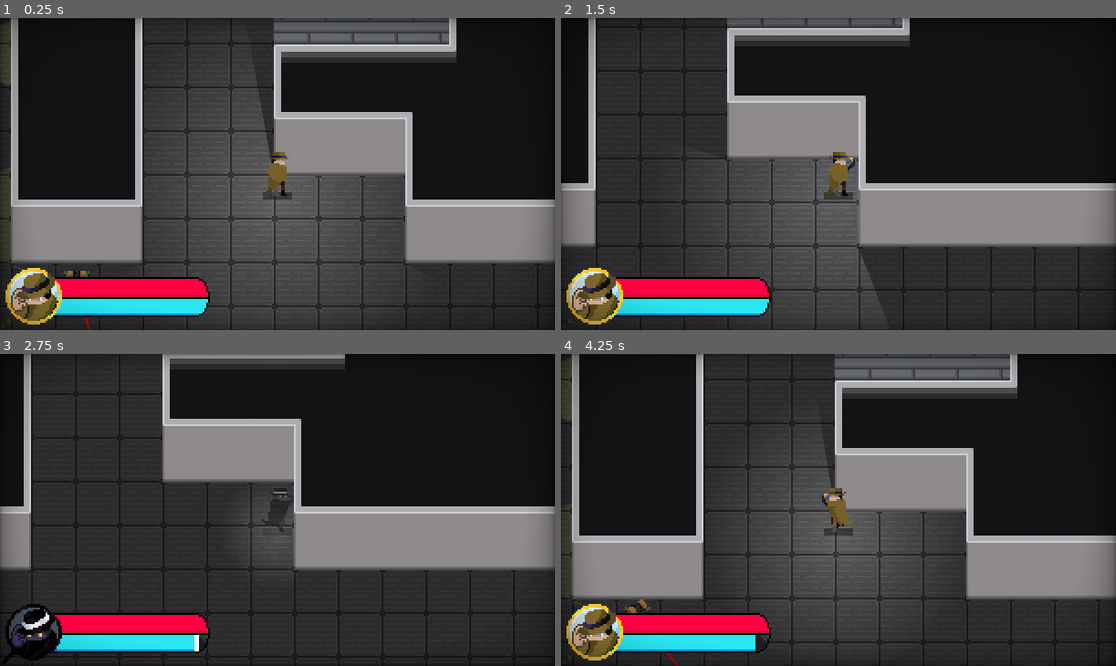
Above: before the commit, frames 1-4 (two rows, left to right).
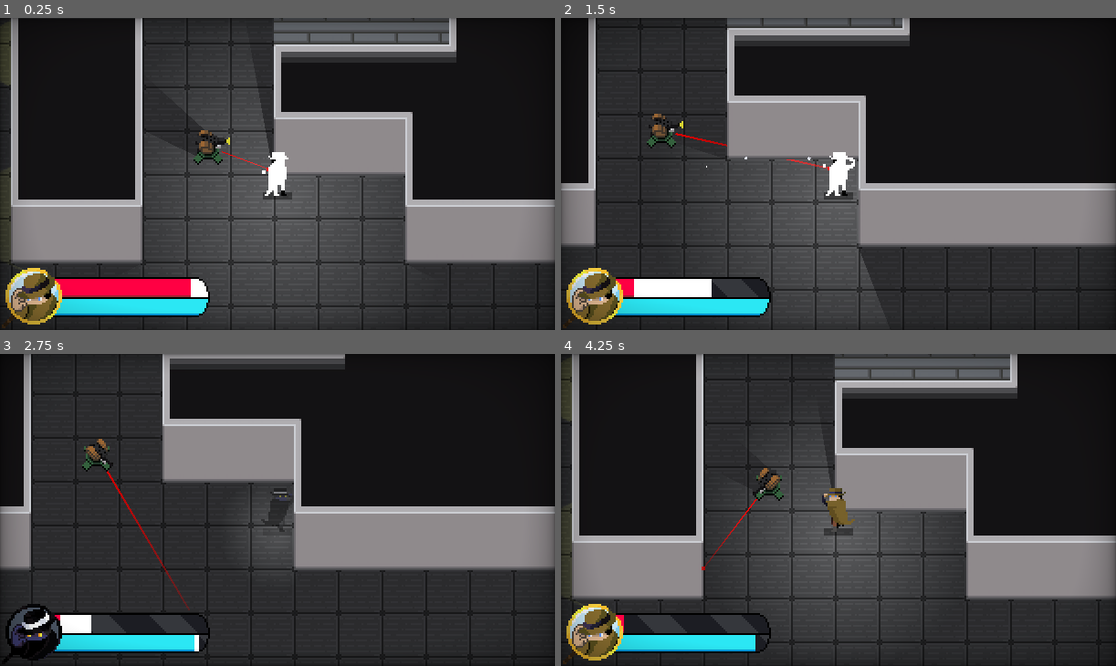
Above: after the commit, the same moments.

Repository: Cabidge/SGD1
Game: Godot game, scene res://assets/Main.tscn
Same seed, same stepped clock (60 frames per second), same inputs: the game is played once before the commit and once after it. The engine's default icon, where the game draws it, is replaced by a stand-in: a white triangle on a blue panel in a dark square.
Inputs (mouse positions are in pixels of both pictures, inside the frame that each line leads up to):
- Up to frame 1 (0.25 s): no input
- Up to frame 2 (1.5 s): move the mouse to (960, 158) at 0.52 s; press the mouse at (960, 158) at 0.53 s; hold D (move_right) 0.53-1.28 s; move the mouse to (727, 189) at 1.27 s; release the mouse at (727, 189) at 1.28 s; hold S (move_down) from 1.28 s (still down); right-click (727, 189) at 1.35 s
- Up to frame 3 (2.75 s): move the mouse to (333, 441) at 2.02 s; release S (move_down) at 2.03 s; press the mouse at (333, 441) at 2.03 s; hold D (move_right) from 2.03 s (still down)
- Up to frame 4 (4.25 s): move the mouse to (810, 572) at 2.77 s; release D (move_right) at 2.78 s; release the mouse at (810, 572) at 2.78 s; hold W (move_up) 2.78-3.53 s; right-click (810, 572) at 2.85 s; move the mouse to (1005, 556) at 3.52 s; press the mouse at (1005, 556) at 3.53 s; hold A (move_left) from 3.53 s (still down)

The runs differ from the first frame. In frame 1, 1.1% of the frame differs, in the area x 11-52%, y 34-100%; in frame 2, 2.2%, in the area x 13-53%, y 30-90%; in frame 3, 2.0%; in frame 4, 2.0%.

Commit message:
Moved debug turret

Diff:
--- a/levels/DebugLevel.tscn
+++ b/levels/DebugLevel.tscn
@@ -300,7 +300,7 @@
 starting_angle = 180.0
 
 [node name="Turret3" parent="YSort" instance=ExtResource( 7 )]
-position = Vector2( 396, 322 )
+position = Vector2( 468, 250 )
 starting_angle = 90.0
 
 [node name="NavManager" parent="YSort" instance=ExtResource( 9 )]
